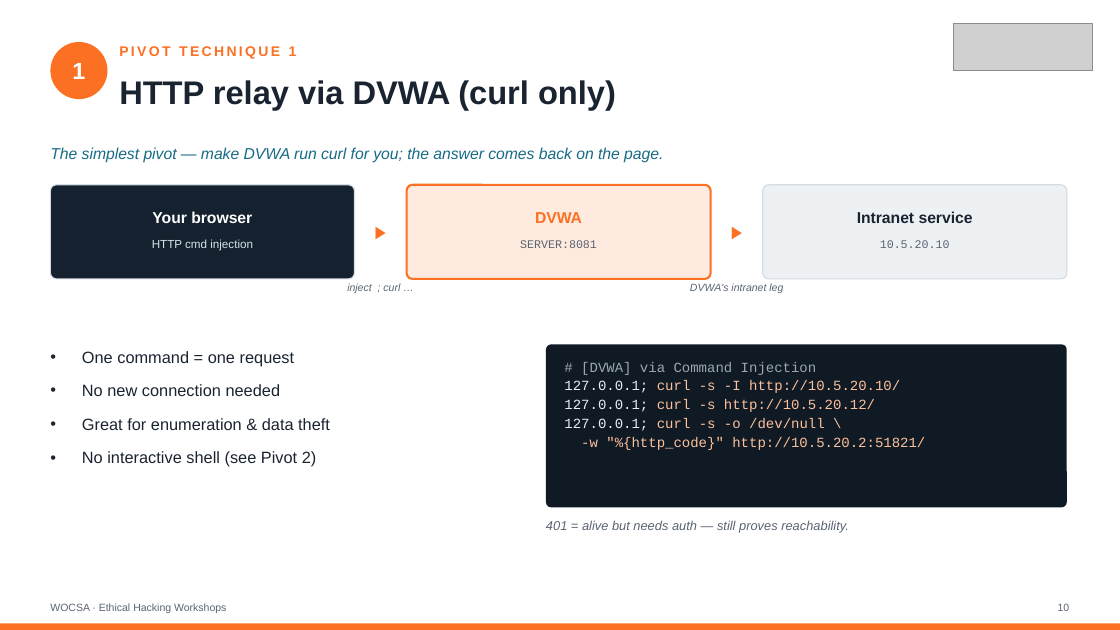
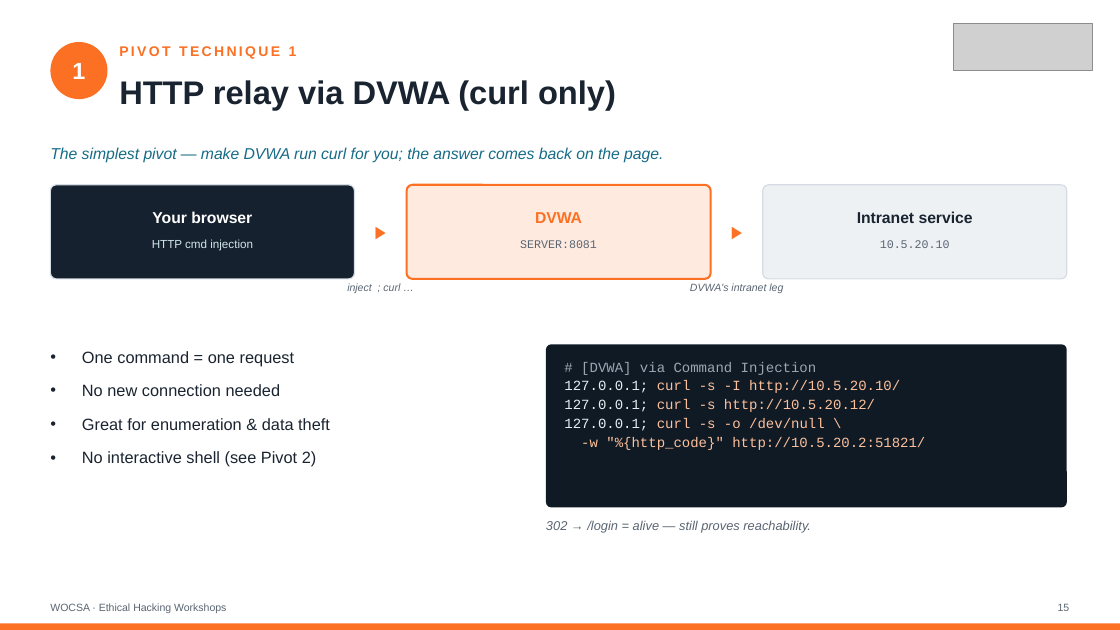
Before and after one commit to wocsa/WOCSA_Ethical_Hacking_Workshop, a slide deck: slide 15 of Network/Pivoting/WOCSA-Diapo_Pivoting_Lateral_Movement.pptx (slide 10 before the commit). Drawn at 1120x630 pixels with LibreOffice and Linux fonts; fonts in the diff are those of the drawing; grey boxes stand for pictures. Boxes give left, top, right and bottom in pixels: in the first picture for what was removed or moved away, otherwise in the second. Text is boxed around its words. In the diff, an @@ line names an element or a change of style, - is before the commit and + after.

```diff
--- a/Network/Pivoting/WOCSA-Diapo_Pivoting_Lateral_Movement.pptx
+++ b/Network/Pivoting/WOCSA-Diapo_Pivoting_Lateral_Movement.pptx
@@ text at (x1=546, y1=520, x2=811, y2=533): text changed @@
-401 = alive but needs auth — still proves reachability.
+302 → /login = alive — still proves reachability.
```
Also in this commit, not shown: 13 other slides changed, 5 slides added, 3 other files.
